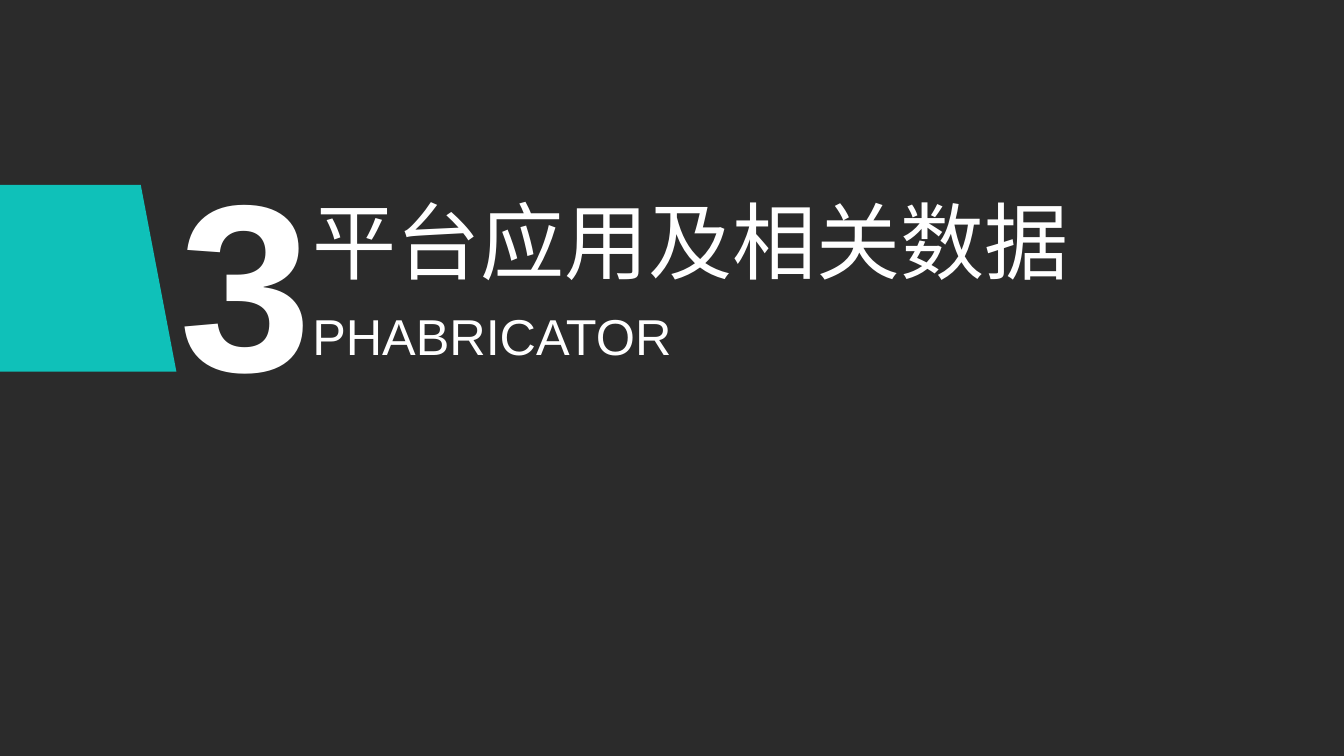
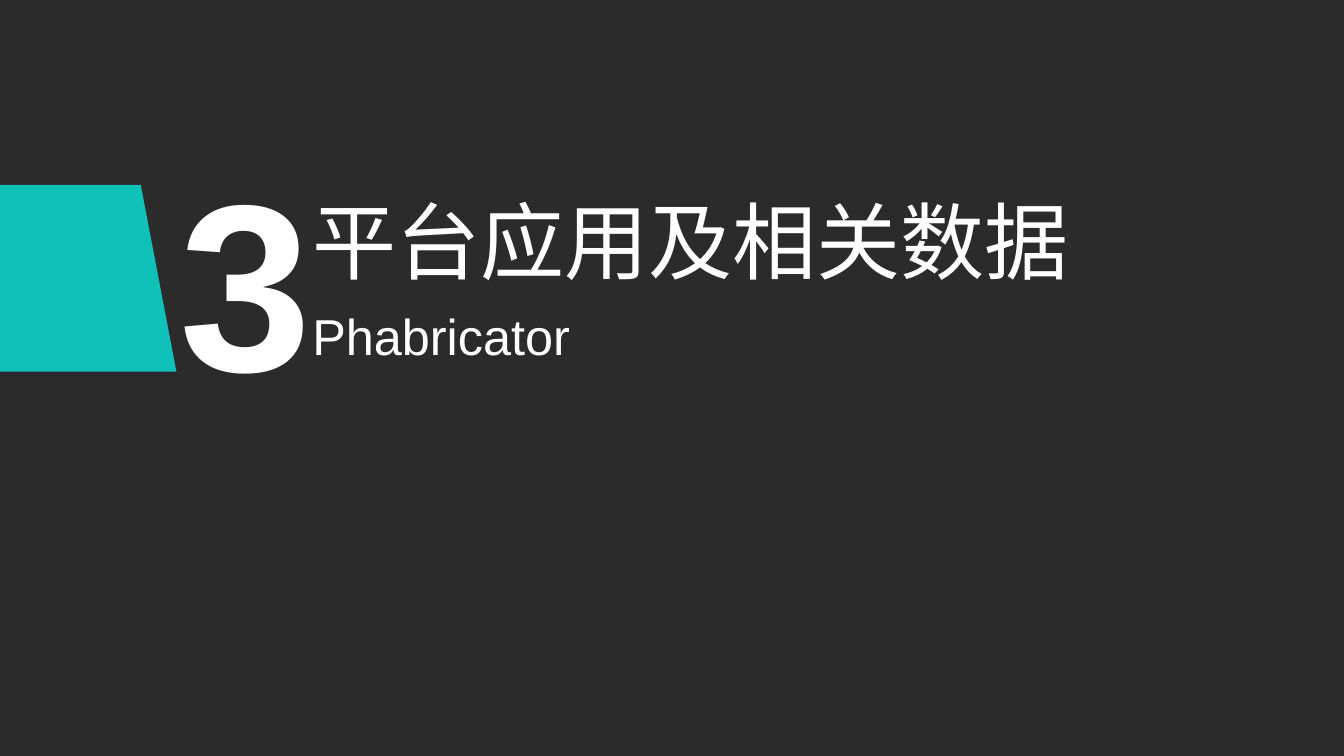
Before and after one commit to tojiang/cyxk, a slide deck: slide 7 of TeamReportSlides/Group-2/第2组-小组报告-第10周_20171127.pptx. Drawn at 1344x756 pixels with LibreOffice and Linux fonts; fonts in the diff are those of the drawing; background and template pictures are left out; a plain dark background stands for a picture behind light text. Boxes give left, top, right and bottom in pixels: in the first picture for what was removed or moved away, otherwise in the second. Text is boxed around its words. In the diff, an @@ line names an element or a change of style, - is before the commit and + after.

```diff
--- a/TeamReportSlides/Group-2/第2组-小组报告-第10周_20171127.pptx
+++ b/TeamReportSlides/Group-2/第2组-小组报告-第10周_20171127.pptx
@@ text at (312, 318, 570, 356): text changed @@
-PHABRICATOR
+Phabricator
```
Also in this commit, not shown: 1 other slide changed.
